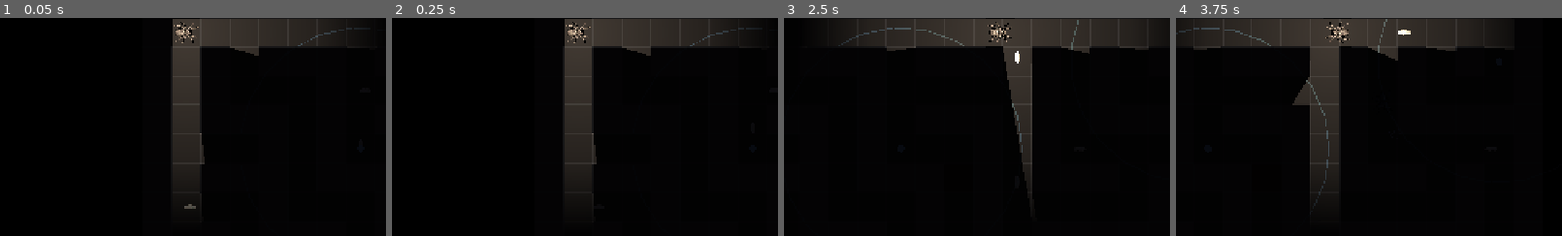
Above: before the commit, frames 1-4 (left to right).
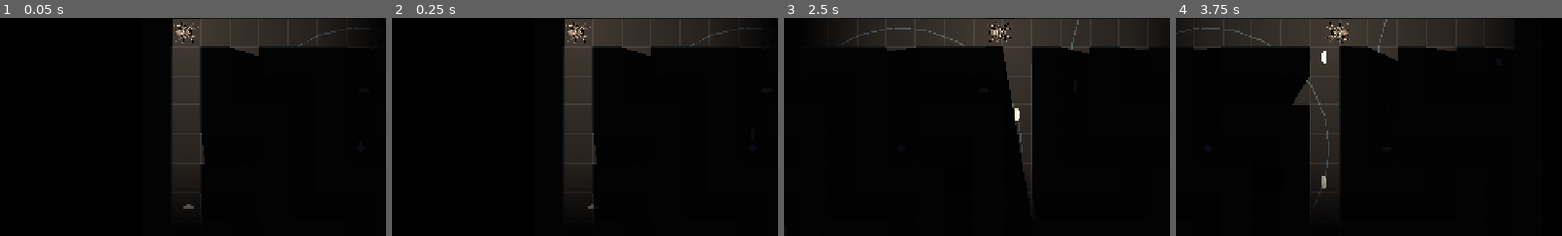
Above: after the commit, the same moments.

Repository: ehix/burrow
Game: Godot game, scene res://world/world.tscn
The game is run twice, just before and just after one commit, with the same random seed, the same clock (stepped at 60 frames per second) and the same inputs.
Inputs (mouse positions are % of the whole screen's width and height, from its top left):
- Up to frame 1 (0.05 s): no input
- Up to frame 2 (0.25 s): no input
- Up to frame 3 (2.5 s): tap Enter at 0.5 s; move the mouse to (72, 45) at 0.52 s; hold D (move_right) 0.53-1.25 s; tap O (blockade) at 0.6 s; click (72, 45) at 0.67 s; drag from (30, 55) to (54, 50) at 1.27 s; move the mouse to (60, 28) at 2.02 s; hold D (move_right) from 2.03 s (still down); tap V (camouflage) at 2.1 s
- Up to frame 4 (3.75 s): release D (move_right) at 2.75 s; drag from (45, 70) to (70, 77) at 2.77 s; move the mouse to (80, 65) at 3.52 s; hold A (move_left) from 3.53 s (still down); tap Z (decoy) at 3.6 s
The pictures show only the part of the screen within x 26-76%, y 47-97%; the shares and areas given below are measured in that part.

The runs differ from the first frame. In frame 1, less than 0.1% of the frame differs, in the area x 47-51%, y 85-88%; in frame 2, less than 0.1%; in frame 3, 0.1%; in frame 4, 0.2%, in the area x 37-61%, y 5-79%.

Commit message:
Slow larvae down at baseline and further as they grow
Co-Authored-By: Claude Sonnet 5 <noreply@anthropic.com>

Diff:
--- a/entities/larva/larva.gd
+++ b/entities/larva/larva.gd
@@ -16,10 +16,12 @@
 var _dead := false
 var _last_dir := Vector2i.RIGHT
 var _base_sprite_scale := Vector2.ONE
+var _base_step_time: float = 0.0
 
 
 func _ready() -> void:
 	add_to_group("larvae")
+	_base_step_time = _mover.step_time
 	_mover.step_finished.connect(_on_step_finished)
 	if _sprite != null:
 		_base_sprite_scale = _sprite.scale
@@ -89,6 +91,7 @@
 func nudge_toward(target_position: Vector2) -> void:
 	if caught or _dead or _mover.is_moving() or GameState.freeze_others:
 		return
+	_apply_growth_speed()
 	var to_target := target_position - global_position
 	if to_target.length_squared() < 1.0:
 		return
@@ -99,7 +102,17 @@
 		rotation = Vector2(dir).angle()
 
 
+## The fatter a larva gets, the slower its max movement speed: layered on
+## GridMover.step_time (never speed_scale, which the temporary web-entangle
+## slow owns exclusively and would otherwise stomp on restore). Only ever
+## called when the mover isn't mid-step (both call sites already guard for
+## that), so this never changes step_time out from under an in-flight lerp.
+func _apply_growth_speed() -> void:
+	_mover.step_time = _base_step_time * growth.size_scale
+
+
 func _wander_step() -> void:
+	_apply_growth_speed()
 	# Prefer any non-reverse direction; fall back to reversing at a dead-end.
 	# A web currently holding a caught larva is a boundary too, like a wall —
 	# even though larvae otherwise pass through webs freely, an occupied web
--- a/entities/larva/larva.tscn
+++ b/entities/larva/larva.tscn
@@ -24,7 +24,7 @@
 [node name="GridMover" type="Node" parent="."]
 script = ExtResource("3_mover")
 tile_size = 48
-step_time = 0.34
+step_time = 0.5
 
 [node name="LarvaGrowth" type="Node" parent="."]
 script = ExtResource("4_growth")
--- a/tests/test_larva.gd
+++ b/tests/test_larva.gd
@@ -96,3 +96,31 @@
 	var larva := _make_larva()
 	larva.global_position = Vector2(264, 264) # tile (5,5)
 	assert_false(larva._is_occupied_web(Vector2i(6, 5)), "no trap there at all — not a boundary")
+
+
+func test_step_time_scales_with_growth_at_baseline() -> void:
+	var larva := _make_larva()
+	larva.growth.size_scale = 1.0
+	larva._wander_step()
+	assert_almost_eq(larva._mover.step_time, larva._base_step_time, 0.001)
+
+
+func test_step_time_scales_with_growth_at_a_midpoint() -> void:
+	var larva := _make_larva()
+	larva.growth.size_scale = 1.75
+	larva._wander_step()
+	assert_almost_eq(larva._mover.step_time, larva._base_step_time * 1.75, 0.001)
+
+
+func test_step_time_scales_with_growth_at_the_cap() -> void:
+	var larva := _make_larva()
+	larva.growth.size_scale = 2.5
+	larva._wander_step()
+	assert_almost_eq(larva._mover.step_time, larva._base_step_time * 2.5, 0.001)
+
+
+func test_nudge_toward_also_applies_growth_speed() -> void:
+	var larva := _make_larva()
+	larva.growth.size_scale = 2.0
+	larva.nudge_toward(larva.global_position + Vector2(100, 0))
+	assert_almost_eq(larva._mover.step_time, larva._base_step_time * 2.0, 0.001)
